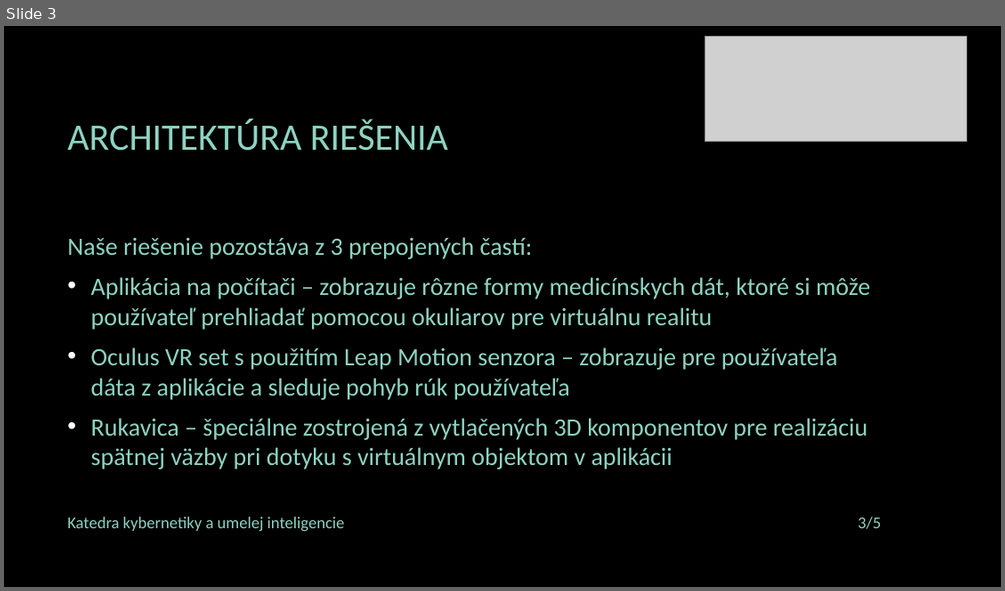
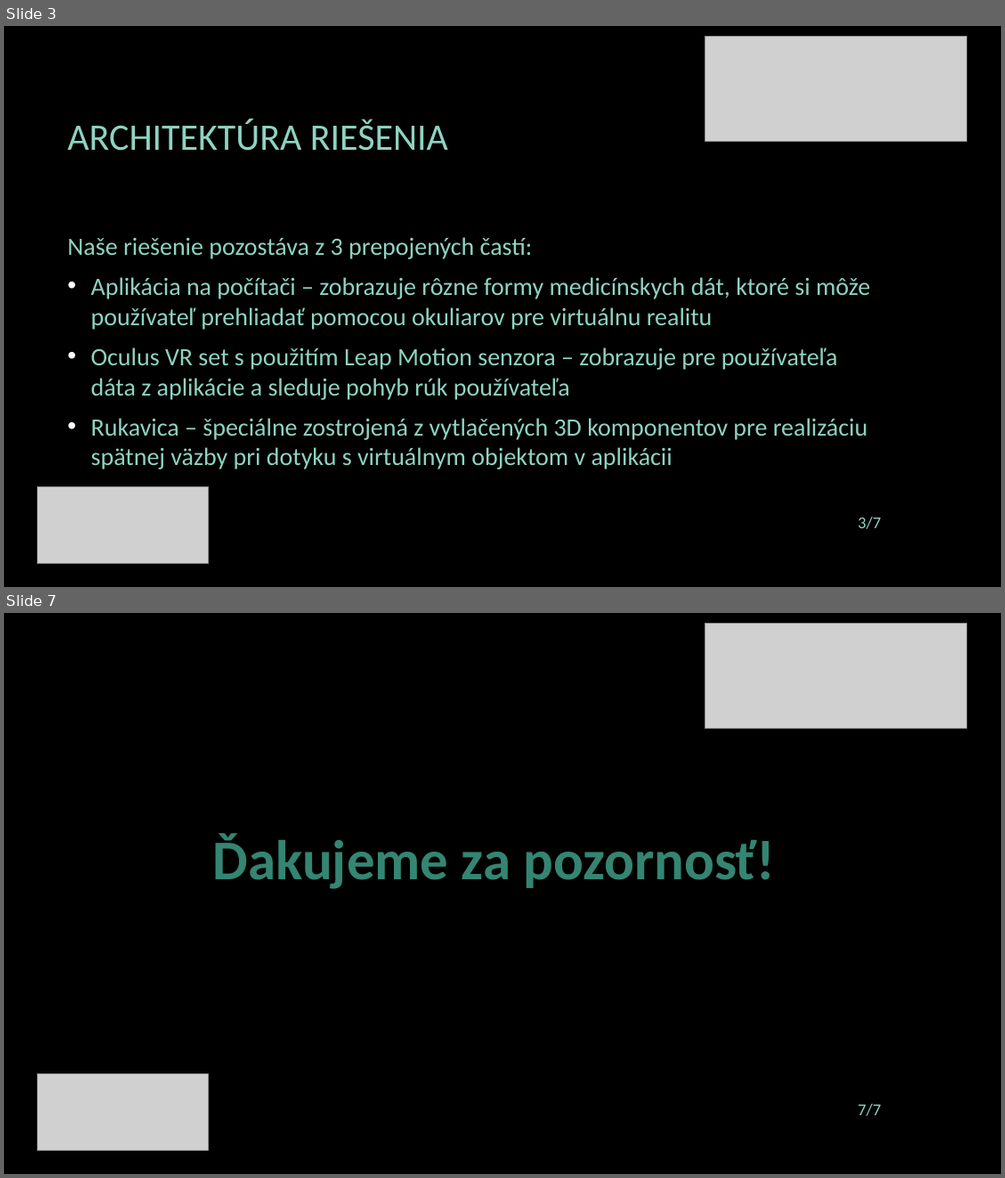
Before and after one commit to rbalaz/liveproject3dglove-, a slide deck: tp_presentation.pptx. Shown one above the other, each under a label of ours: slide 3 before the commit, slides 3 and 7 after it; the slides between them are not shown. The pictures are 1005x591 and 1005x1178 pixels, drawn with LibreOffice and Linux fonts; fonts in the diff are those of the drawing; grey boxes stand for pictures; background and template pictures are left out. Boxes give left, top, right and bottom in pixels: in the first picture for what was removed or moved away, otherwise in the second. Text is boxed around its words. In the diff, an @@ line names an element or a change of style, - is before the commit and + after.

```diff
--- a/tp_presentation.pptx
+++ b/tp_presentation.pptx
@@ slide 7 added at (4, 613, 1001, 1174), background picture (left out) @@
@@ picture added at (705, 624, 966, 728) @@
@@ text added at (213, 833, 775, 889), 54 pt, text #348672, bold @@
+Ďakujeme za pozornosť!
@@ picture added at (37, 1074, 208, 1150) @@
@@ page number added at (858, 1103, 881, 1116), 16 pt, text #8ED3C2 @@
+7/7
@@ slide 3 changed as well @@
@@ picture added at (37, 487, 208, 563) @@
@@ text removed at (67, 516, 345, 531) @@
-Katedra kybernetiky a umelej inteligencie
@@ page number at (858, 516, 881, 529): text changed @@
-3/5
+3/7
```
Also in this commit, not shown: 3 other slides changed, 2 other slides added, 1 slide removed.
